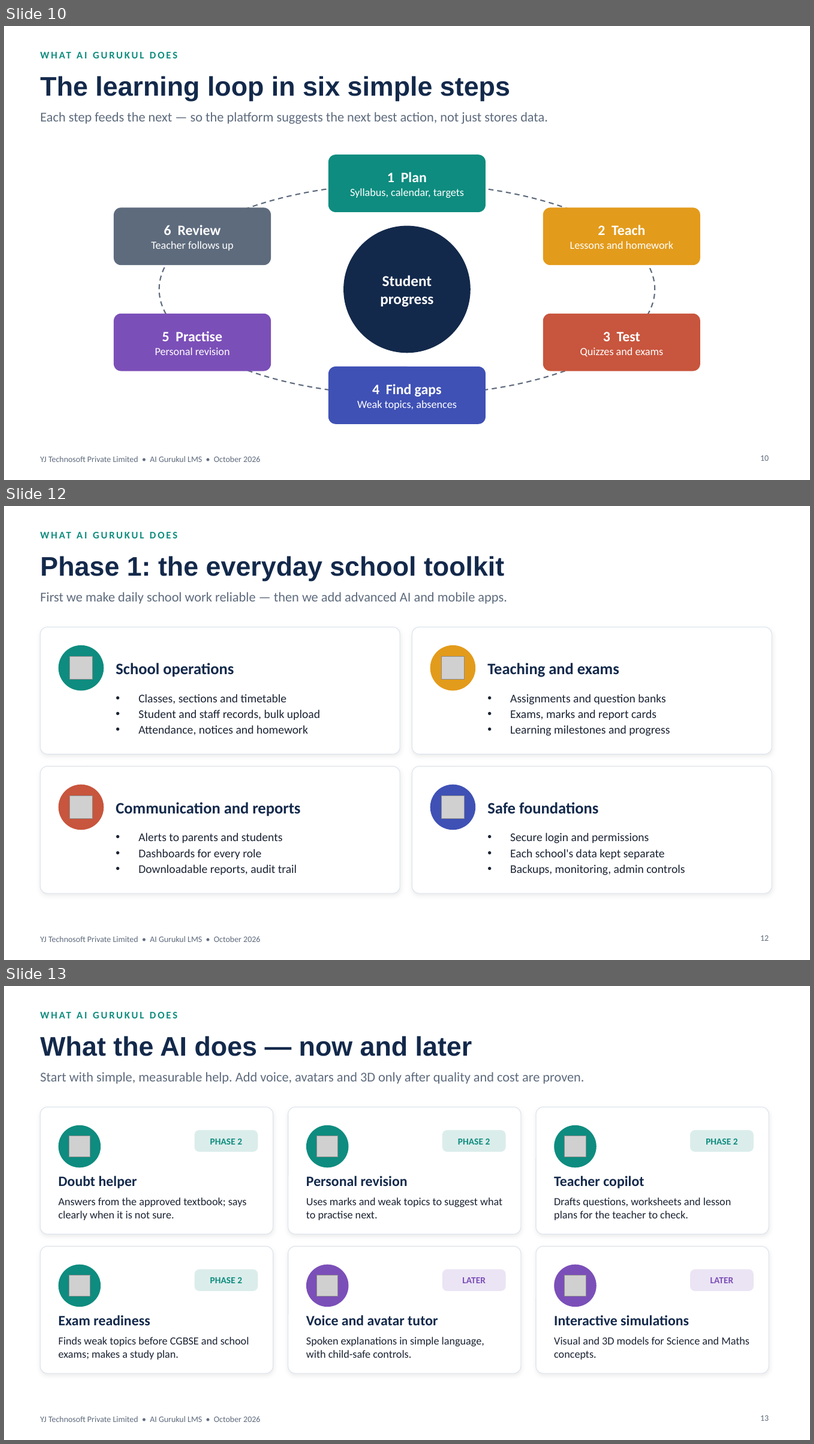
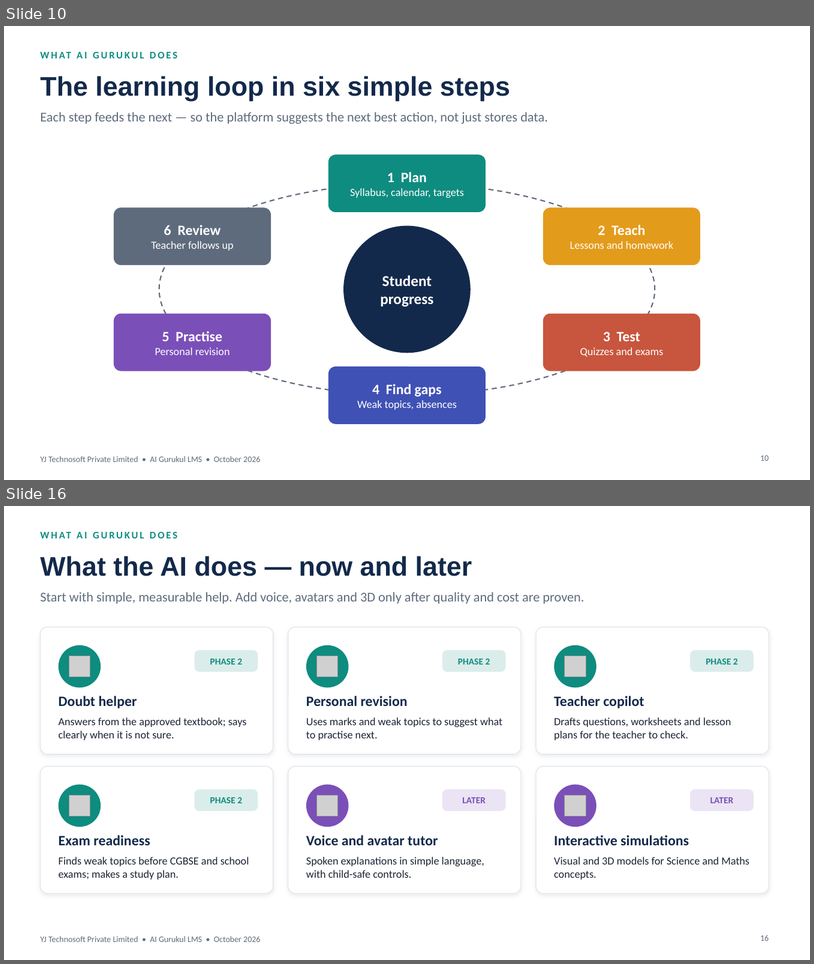
Before and after one commit to yatindradhurwe/yjtechnosoft, a slide deck: AI_Gurukul_Chhattisgarh_Edition.pptx. Shown one above the other, each under a label of ours: slides 10, 12 and 13 before the commit, slides 10 and 16 after it; the slides between them are not shown. The pictures are 814x1444 and 814x964 pixels, drawn with LibreOffice and Linux fonts; fonts in the diff are those of the drawing; grey boxes stand for pictures. Boxes give left, top, right and bottom in pixels: in the first picture for what was removed or moved away, otherwise in the second. Text is boxed around its words. In the diff, an @@ line names an element or a change of style, - is before the commit and + after.

```diff
--- a/AI_Gurukul_Chhattisgarh_Edition.pptx
+++ b/AI_Gurukul_Chhattisgarh_Edition.pptx
@@ slide 12 removed at box(4, 506, 810, 960), background #FFFFFF; not listed: 1 template element that a slide beside it also shows @@
@@ text removed at box(40, 525, 774, 544) @@
-WHAT AI GURUKUL DOES
@@ title removed at box(40, 556, 504, 581) @@
-Phase 1: the everyday school toolkit
@@ text removed at box(40, 592, 507, 604) @@
-First we make daily school work reliable — then we add advanced AI and mobile apps.
@@ rounded rectangle removed at box(40, 627, 400, 754) @@
@@ rounded rectangle removed at box(413, 627, 772, 754) @@
@@ ellipse removed at box(59, 645, 104, 691) @@
@@ ellipse removed at box(431, 645, 476, 691) @@
@@ picture removed at box(70, 657, 93, 679) @@
@@ text removed at box(116, 663, 234, 677) @@
-School operations
@@ picture removed at box(442, 657, 465, 679) @@
@@ text removed at box(488, 663, 620, 677) @@
-Teaching and exams
@@ text removed at box(138, 694, 320, 735) @@
-• Classes, sections and timetable
-• Student and staff records, bulk upload
-• Attendance, notices and homework
@@ text removed at box(510, 694, 670, 736) @@
-• Assignments and question banks
-• Exams, marks and report cards
-• Learning milestones and progress
@@ rounded rectangle removed at box(40, 766, 400, 893) @@
@@ rounded rectangle removed at box(413, 766, 772, 893) @@
@@ ellipse removed at box(59, 784, 104, 829) @@
@@ ellipse removed at box(431, 784, 476, 829) @@
@@ picture removed at box(70, 796, 93, 819) @@
@@ text removed at box(116, 802, 300, 816) @@
-Communication and reports
@@ picture removed at box(442, 796, 465, 819) @@
@@ text removed at box(488, 802, 599, 814) @@
-Safe foundations
@@ text removed at box(138, 832, 297, 874) @@
-• Alerts to parents and students
-• Dashboards for every role
-• Downloadable reports, audit trail
@@ text removed at box(510, 832, 685, 875) @@
-• Secure login and permissions
-• Each school's data kept separate
-• Backups, monitoring, admin controls
@@ page number removed at box(761, 935, 769, 940) @@
-12
@@ what was slide 13 is now slide 16 @@
@@ page number at box(761, 934, 769, 940): text changed @@
-13
+16
```
Also in this commit, not shown: 4 slides changed, 6 slides added.
